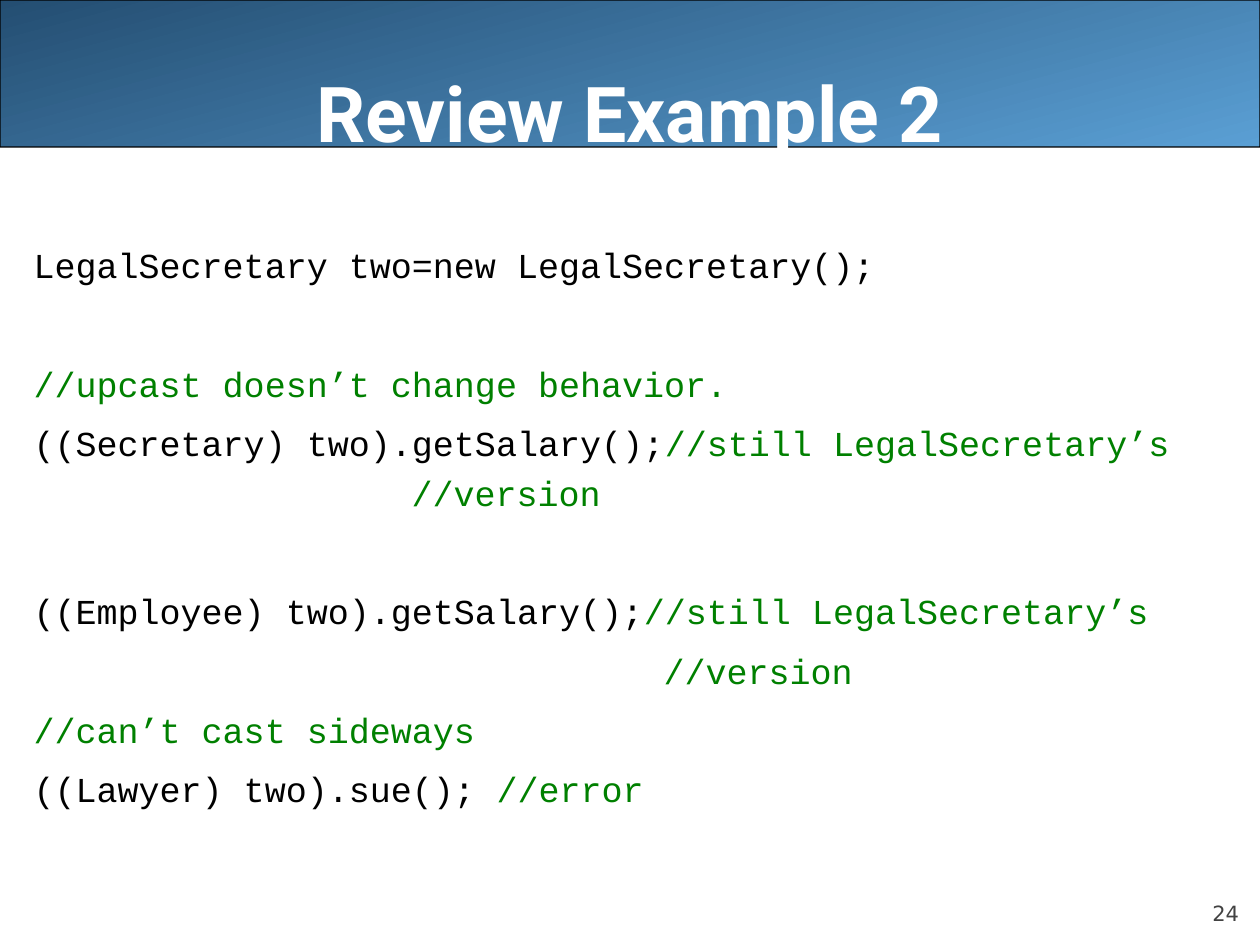
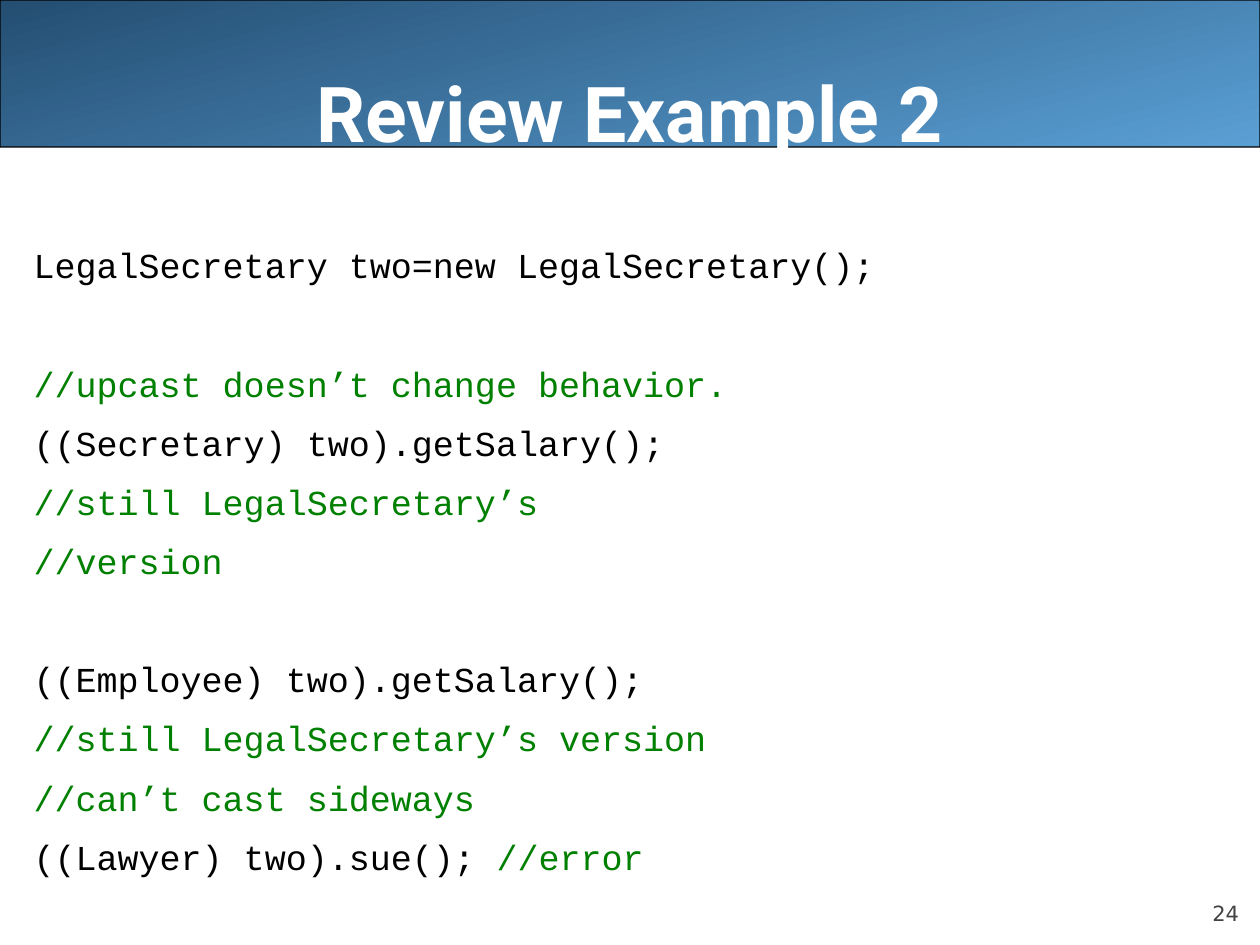
Before and after one commit to LongBaoNguyen/longbaonguyen.github.io, a slide deck: slide 24 of courses/apcsa/lecture17.ppt. Drawn at 1260x945 pixels with LibreOffice and Linux fonts; fonts in the diff are those of the drawing. Boxes give left, top, right and bottom in pixels: in the first picture for what was removed or moved away, otherwise in the second. Text is boxed around its words. In the diff, an @@ line names an element or a change of style, - is before the commit and + after.

```diff
--- a/courses/apcsa/lecture17.ppt
+++ b/courses/apcsa/lecture17.ppt
@@ text at [34,431,664,523]: text changed @@
-((Secretary) two).getSalary();//still LegalSecretary’s //version
-((Employee) two).getSalary();//still LegalSecretary’s
+((Secretary) two).getSalary();
+//still LegalSecretary’s
@@ text at [34,668,706,759]: paragraphs added @@
+((Employee) two).getSalary();
+//still LegalSecretary’s version
```
Also in this commit, not shown: 2 other slides changed, 3 other files.
